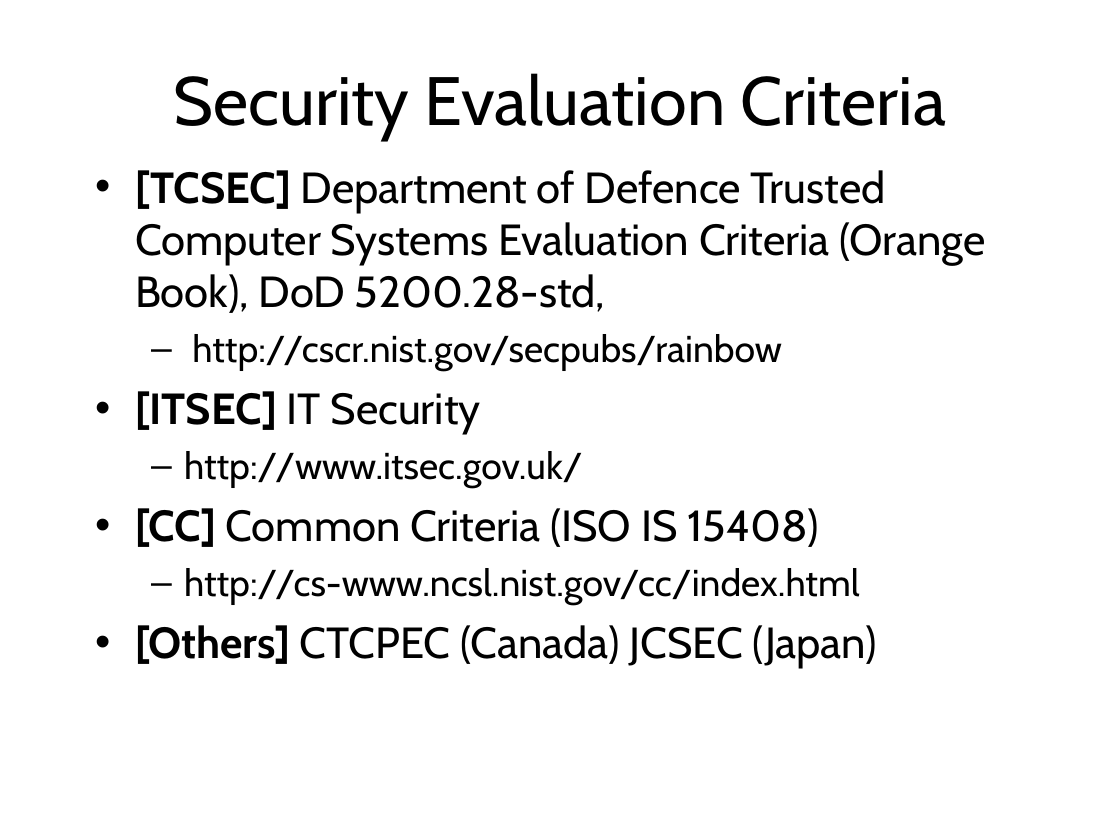
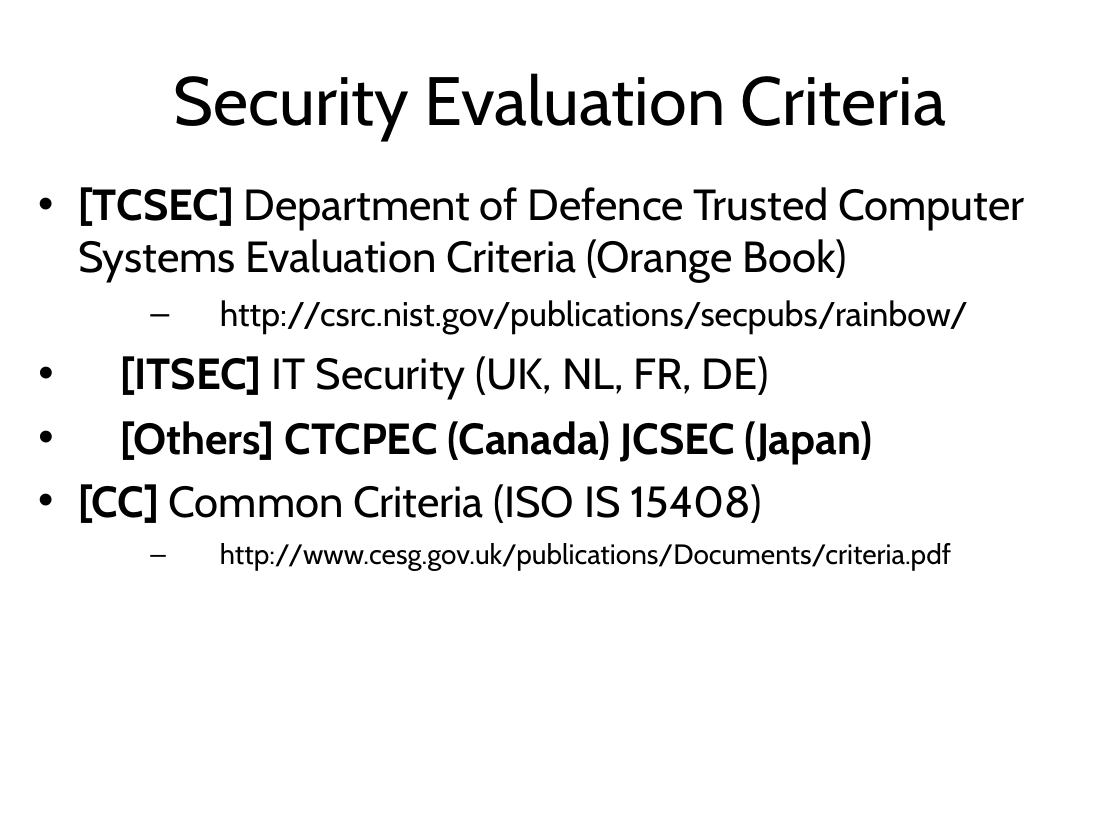
Before and after one commit to sftcd/cs7053, a slide deck: slide 22 of lectures/02-concepts/02-concepts.ppt (slide 21 before the commit). Drawn at 1120x840 pixels with LibreOffice and Linux fonts; fonts in the diff are those of the drawing. Boxes give left, top, right and bottom in pixels: in the first picture for what was removed or moved away, otherwise in the second. Text is boxed around its words. In the diff, an @@ line names an element or a change of style, - is before the commit and + after.

Commit message:
got to 02/44

```diff
--- a/lectures/02-concepts/02-concepts.ppt
+++ b/lectures/02-concepts/02-concepts.ppt
@@ text "[TCSEC] Department of Defence Trusted ...": place and size @@
-text "[TCSEC] Department of Defence Trusted ..." at bbox=[135, 170, 985, 668]
+text "[TCSEC] Department of Defence Trusted ..." at bbox=[78, 187, 1024, 571]
@@ text at bbox=[78, 187, 1024, 464]: text changed @@
-• [TCSEC] Department of Defence Trusted Computer Systems Evaluation Criteria (Orange Book), DoD 5200.28-std,
-  – http://cscr.nist.gov/secpubs/rainbow
-• [ITSEC] IT Security
-  – http://www.itsec.gov.uk/
+• [TCSEC] Department of Defence Trusted Computer Systems Evaluation Criteria (Orange Book)
+  – http://csrc.nist.gov/publications/secpubs/rainbow/
+• [ITSEC] IT Security (UK, NL, FR, DE)
+• [Others] CTCPEC (Canada) JCSEC (Japan)
@@ text at bbox=[220, 543, 951, 571]: text changed; size 24 to 18 pt @@
-  – http://cs-www.ncsl.nist.gov/cc/index.html
-• [Others] CTCPEC (Canada) JCSEC (Japan)
+  – http://www.cesg.gov.uk/publications/Documents/criteria.pdf
```
Also in this commit, not shown: 39 other slides changed, 1 slide added.
